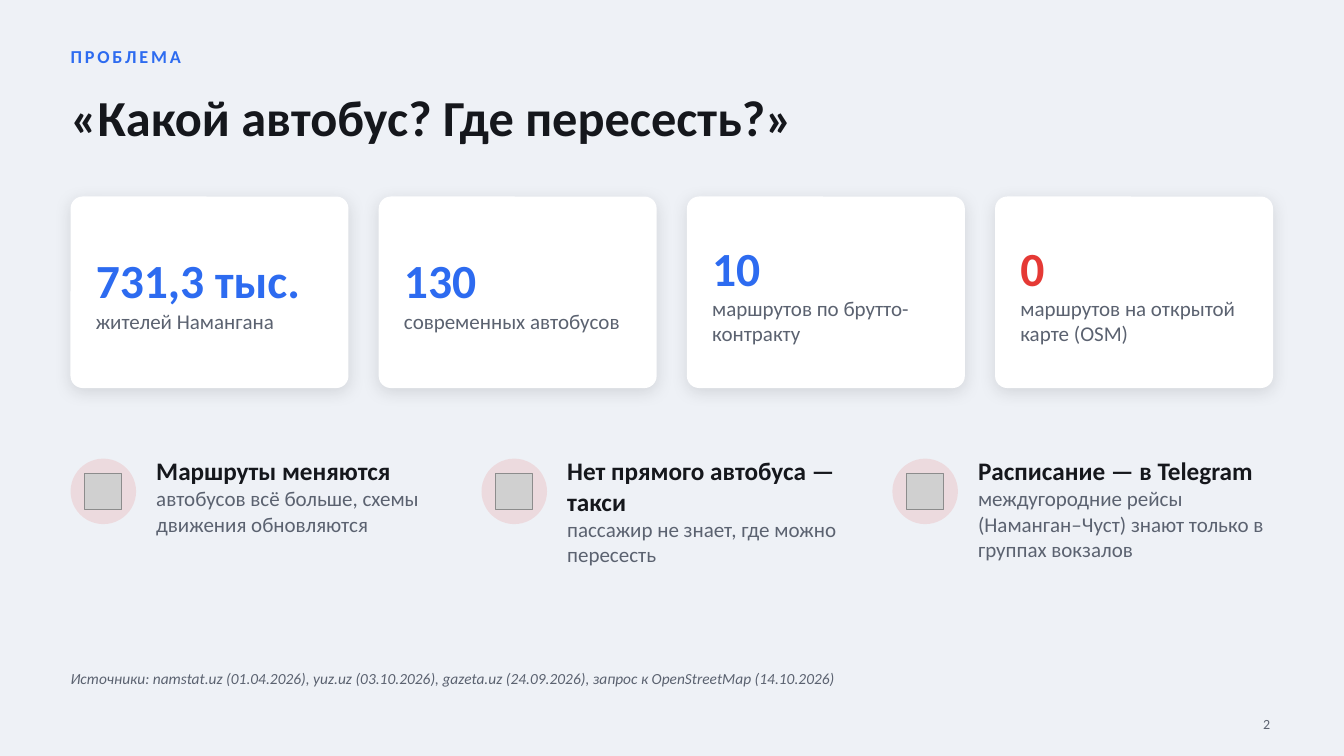
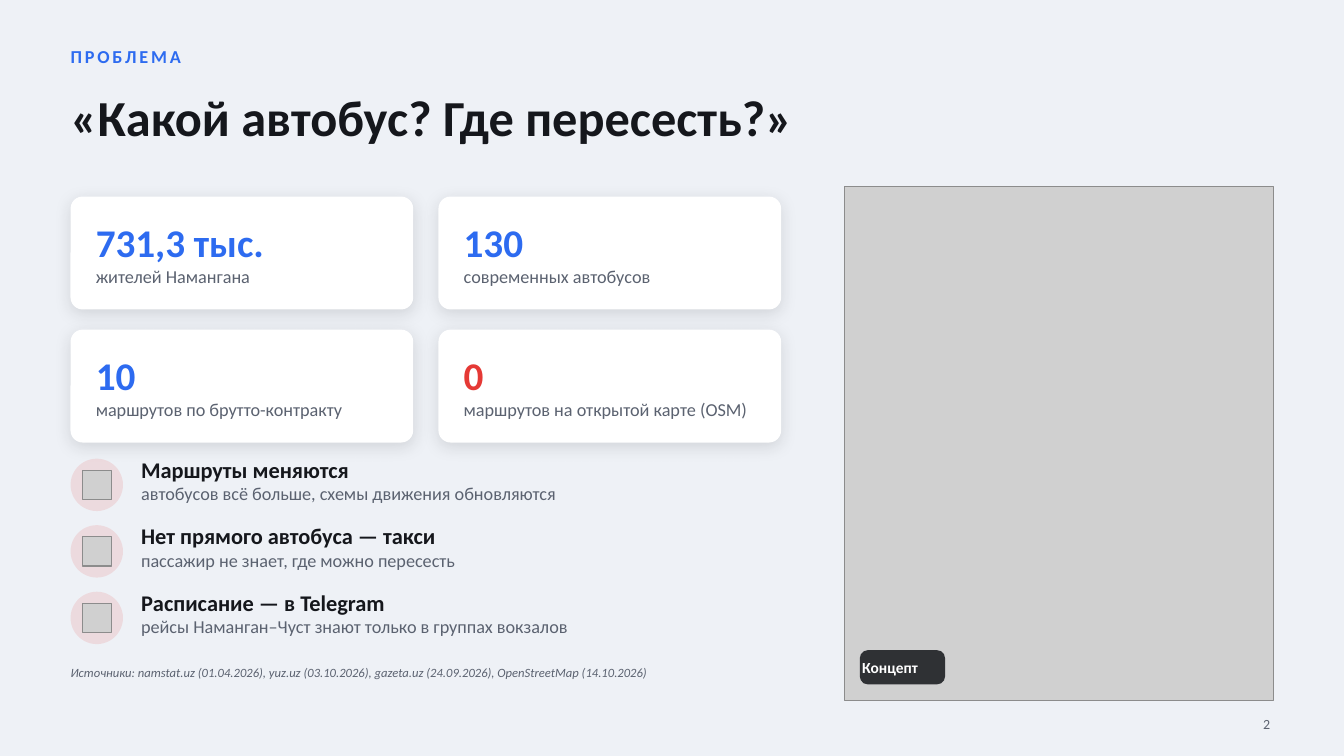
Before and after one commit to ZedRubilan/bekat, a slide deck: slide 2 of docs/Bekat StudEXPO-2026.pptx. Drawn at 1344x756 pixels with LibreOffice and Linux fonts; fonts in the diff are those of the drawing; grey boxes stand for pictures. Boxes give left, top, right and bottom in pixels: in the first picture for what was removed or moved away, otherwise in the second. Text is boxed around its words. In the diff, an @@ line names an element or a change of style, - is before the commit and + after.

```diff
--- a/docs/Bekat StudEXPO-2026.pptx
+++ b/docs/Bekat StudEXPO-2026.pptx
@@ rounded rectangle: place and size @@
-rounded rectangle at bbox=[71, 197, 349, 388]
+rounded rectangle at bbox=[71, 197, 413, 310]
@@ text "731,3 тыс." at bbox=[96, 231, 264, 283]: size 34 to 28 pt in "731,3 тыс."; size 15 to 13 pt in "жителей Намангана" @@
@@ rounded rectangle: place and size @@
-rounded rectangle at bbox=[379, 197, 657, 388]
+rounded rectangle at bbox=[439, 197, 781, 310]
@@ text "130": place and size @@
-text "130" at bbox=[404, 267, 619, 333]
+text "130" at bbox=[464, 231, 650, 286]
@@ text "130" at bbox=[464, 231, 650, 286]: size 34 to 28 pt in "130"; size 15 to 13 pt in "современных автобусов" @@
@@ picture added at bbox=[845, 187, 1273, 701] @@
@@ rounded rectangle: place and size @@
-rounded rectangle at bbox=[688, 197, 966, 388]
+rounded rectangle at bbox=[71, 330, 413, 443]
@@ text "10": place and size @@
-text "10" at bbox=[712, 255, 909, 345]
+text "10" at bbox=[96, 364, 342, 419]
@@ text "10" at bbox=[96, 364, 342, 419]: size 34 to 28 pt in "10"; size 15 to 13 pt @@
@@ proportions changed in 4 elements at bbox=[71, 197, 413, 310], bbox=[439, 197, 781, 310], bbox=[71, 330, 413, 443], bbox=[439, 330, 781, 443] @@
@@ rounded rectangle: place and size @@
-rounded rectangle at bbox=[995, 197, 1273, 388]
+rounded rectangle at bbox=[439, 330, 781, 443]
@@ text "0": place and size @@
-text "0" at bbox=[1020, 255, 1235, 345]
+text "0" at bbox=[464, 364, 747, 419]
@@ text "0" at bbox=[464, 364, 747, 419]: size 34 to 28 pt in "0"; size 15 to 13 pt @@
@@ ellipse: place and size @@
-ellipse at bbox=[71, 459, 136, 524]
+ellipse at bbox=[71, 459, 123, 511]
@@ picture: place and size @@
-picture at bbox=[85, 473, 121, 509]
+picture at bbox=[82, 470, 111, 499]
@@ text "Маршруты меняются": place and size @@
-text "Маршруты меняются" at bbox=[156, 463, 419, 536]
+text "Маршруты меняются" at bbox=[141, 463, 556, 503]
@@ text "Маршруты меняются" at bbox=[141, 463, 556, 503]: size 18 to 16 pt in "Маршруты меняются"; size 15 to 13 pt in "автобусов всё больше, схемы движения обновляются" @@
@@ ellipse: place and size @@
-ellipse at bbox=[482, 459, 547, 524]
+ellipse at bbox=[71, 525, 123, 578]
@@ picture: place and size @@
-picture at bbox=[496, 473, 532, 509]
+picture at bbox=[82, 536, 111, 566]
@@ text "Нет прямого автобуса — такси": place and size @@
-text "Нет прямого автобуса — такси" at bbox=[567, 462, 836, 566]
+text "Нет прямого автобуса — такси" at bbox=[141, 528, 455, 570]
@@ text "Нет прямого автобуса — такси" at bbox=[141, 528, 455, 570]: size 18 to 16 pt in "Нет прямого автобуса — такси"; size 15 to 13 pt in "пассажир не знает, где можно пересесть" @@
@@ ellipse: place and size @@
-ellipse at bbox=[892, 459, 958, 524]
+ellipse at bbox=[71, 592, 123, 644]
@@ text at bbox=[141, 595, 384, 615]: size 18 to 16 pt in "Расписание — в Telegram" @@
@@ text "Расписание — в Telegram": place and size @@
-text "Расписание — в Telegram" at bbox=[978, 462, 1263, 561]
+text "Расписание — в Telegram" at bbox=[141, 595, 568, 636]
@@ picture: place and size @@
-picture at bbox=[907, 473, 944, 509]
+picture at bbox=[82, 603, 111, 632]
@@ text at bbox=[141, 621, 568, 636]: text changed; size 15 to 13 pt @@
-междугородние рейсы (Наманган–Чуст) знают только в группах вокзалов
+рейсы Наманган–Чуст знают только в группах вокзалов
@@ rounded rectangle added at bbox=[860, 650, 946, 685], fill #1E2024 at 90% opacity, 11 pt, text #FFFFFF, bold @@
+Концепт
@@ text at bbox=[71, 668, 647, 679]: text changed; size 11 to 9 pt @@
-Источники: namstat.uz (01.04.2026), yuz.uz (03.10.2026), gazeta.uz (24.09.2026), запрос к OpenStreetMap (14.10.2026)
+Источники: namstat.uz (01.04.2026), yuz.uz (03.10.2026), gazeta.uz (24.09.2026), OpenStreetMap (14.10.2026)
@@ text "Источники: namstat.uz (01.04.2026), yuz.uz (03.10.2026), ..." at bbox=[71, 668, 647, 679]: vertical alignment middle to top @@
```
Also in this commit, not shown: 3 other slides changed, 10 other files.
